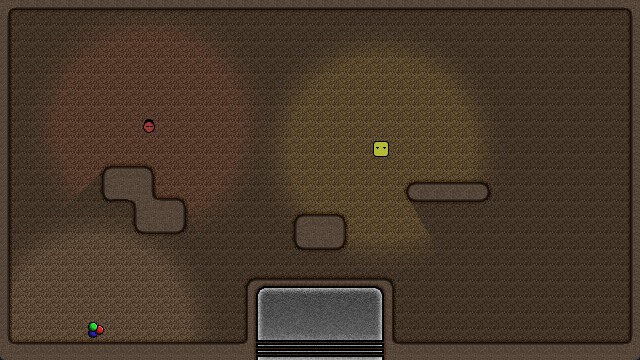
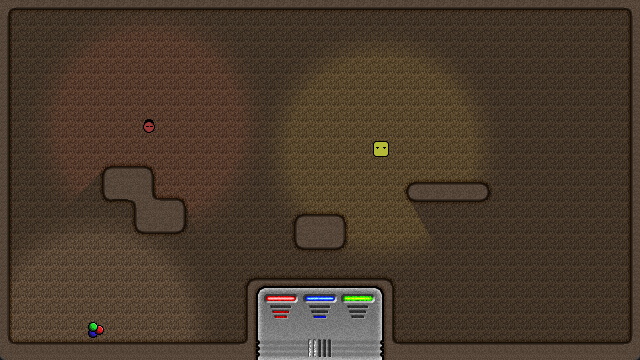
Before/after of a 640 x 360 layered artwork. What changed in the layer stack:
added group "Green" with 5 layers above "Blue" over [343, 296, 373, 318]
added layer "Green-Top" in group "Green" over [343, 296, 373, 301]
added group "Green-Powers" with 3 layers in group "Green" over [348, 306, 368, 318]
added layer "Rectangle 1 copy 9" (2nd of 3, in "Green" › "Green-Powers") in group "Green-Powers" over [350, 311, 366, 313]
added layer "Rectangle 1 copy 9" (3rd of 3, in "Green" › "Green-Powers") in group "Green-Powers" over [348, 306, 368, 308]
added group "Blue" with 5 layers above "Red" over [305, 296, 335, 318]
added layer "Blue-Top" in group "Blue" over [305, 296, 335, 301]
added group "Blue-Powers" with 3 layers in group "Blue" over [310, 306, 330, 318]
added layer "Rectangle 1 copy 8" (2nd of 3, in "Blue" › "Blue-Powers") in group "Blue-Powers" over [312, 311, 328, 313]
added layer "Rectangle 1 copy 8" (3rd of 3, in "Blue" › "Blue-Powers") in group "Blue-Powers" over [310, 306, 330, 308]
added group "Red" with 5 layers above "Whites" over [266, 296, 296, 318]
added layer "Red-Top" in group "Red" over [266, 296, 296, 301]
added group "Red-Powers" with 3 layers in group "Red" over [271, 306, 291, 318]
added layer "Rectangle 1 copy" in group "Red-Powers" over [273, 311, 289, 313]
added layer "Rectangle 1" in group "Red-Powers" over [271, 306, 291, 308]
added group "Whites" with 5 layers above "Layer 5" over [309, 340, 331, 357]
added layer "Layer 4 copy 4" in group "Whites" over [329, 340, 331, 357]
added layer "Layer 4 copy 3" in group "Whites" over [309, 340, 311, 357]
added layer "Layer 4 copy 2" in group "Whites" over [314, 340, 316, 357]
added layer "Layer 4 copy" in group "Whites" over [324, 340, 326, 357]
added layer "Layer 4" in group "Whites" over [319, 340, 321, 357]
added layer "Layer 5" (25%) above "Layer 3" over [260, 341, 380, 356]
painted on "Layer 3" over [258, 288, 382, 360]
…and 3 more changes (3 added)
